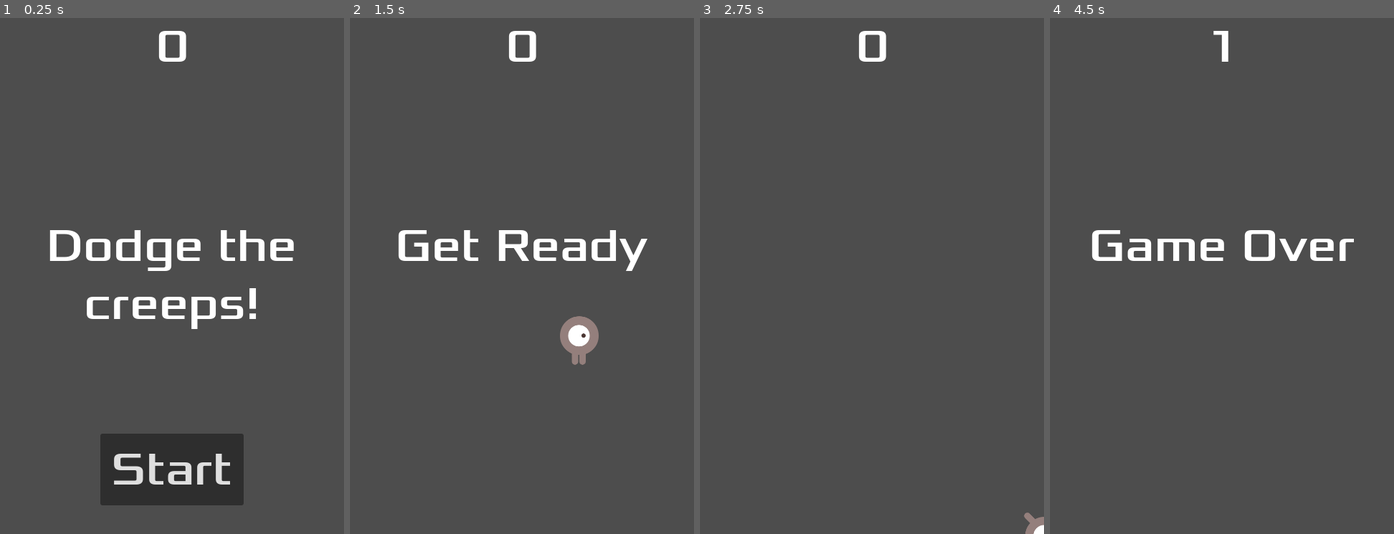
Above: before the commit, frames 1-4 (left to right).
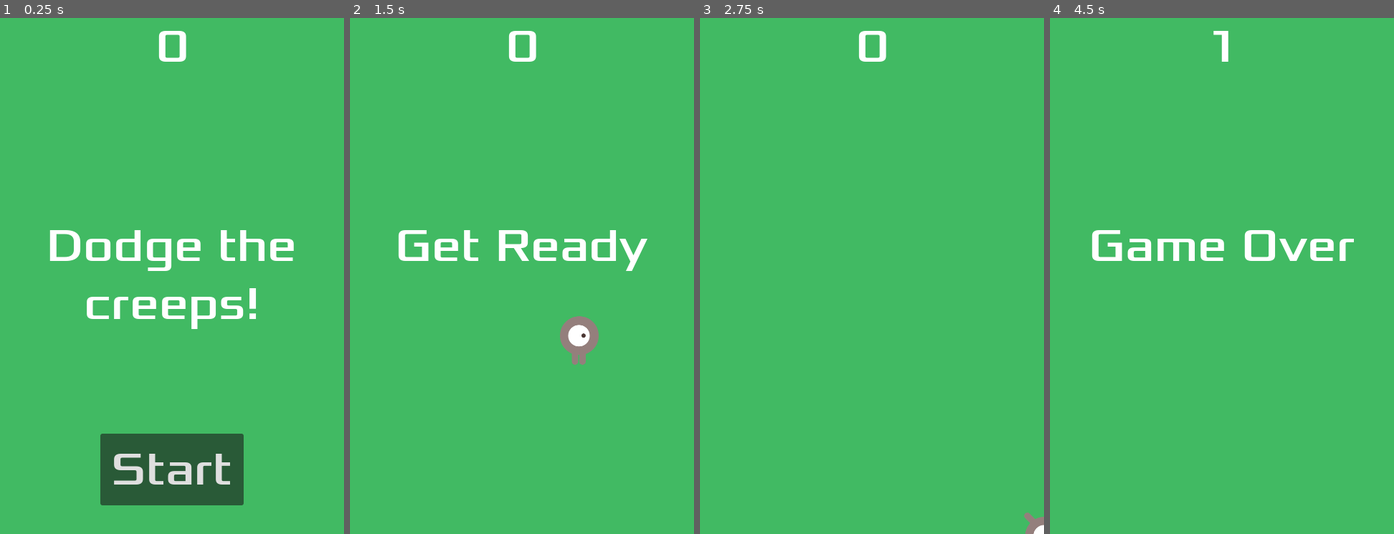
Above: after the commit, the same moments.

Repository: adrianbornas/godot-tutorial
Game: Godot game, scene res://main.tscn
Same seed, same stepped clock (60 frames per second), same inputs: the game is played once before the commit and once after it.
Inputs:
- Up to frame 1 (0.25 s): no input
- Up to frame 2 (1.5 s): click "Start" at 0.5 s; tap Enter at 1.25 s; hold Right (move_right) from 1.28 s (still down)
- Up to frame 3 (2.75 s): release Right (move_right) at 2.03 s; hold Down (move_down) from 2.03 s (still down)
- Up to frame 4 (4.5 s): release Down (move_down) at 2.78 s; hold Right (move_right) 2.78-3.53 s; hold Up (move_up) 3.53-4.28 s; hold Left (move_left) from 4.28 s (still down)

The runs differ from the first frame. In frame 1, 96% of the frame differs, in the area x 0-100%, y 0-100%; in frame 2, 97%; in frame 3, 100%; in frame 4, 98%.

Commit message:
Added background colour

Diff:
--- a/main.tscn
+++ b/main.tscn
@@ -14,6 +14,14 @@
 [node name="Main" type="Node"]
 script = ExtResource("1_cnkno")
 mob_scene = ExtResource("2_ko5me")
+
+[node name="ColorRect" type="ColorRect" parent="."]
+anchors_preset = 15
+anchor_right = 1.0
+anchor_bottom = 1.0
+grow_horizontal = 2
+grow_vertical = 2
+color = Color(0.254902, 0.729412, 0.388235, 1)
 
 [node name="Player" parent="." instance=ExtResource("1_48twc")]
 visible = false
